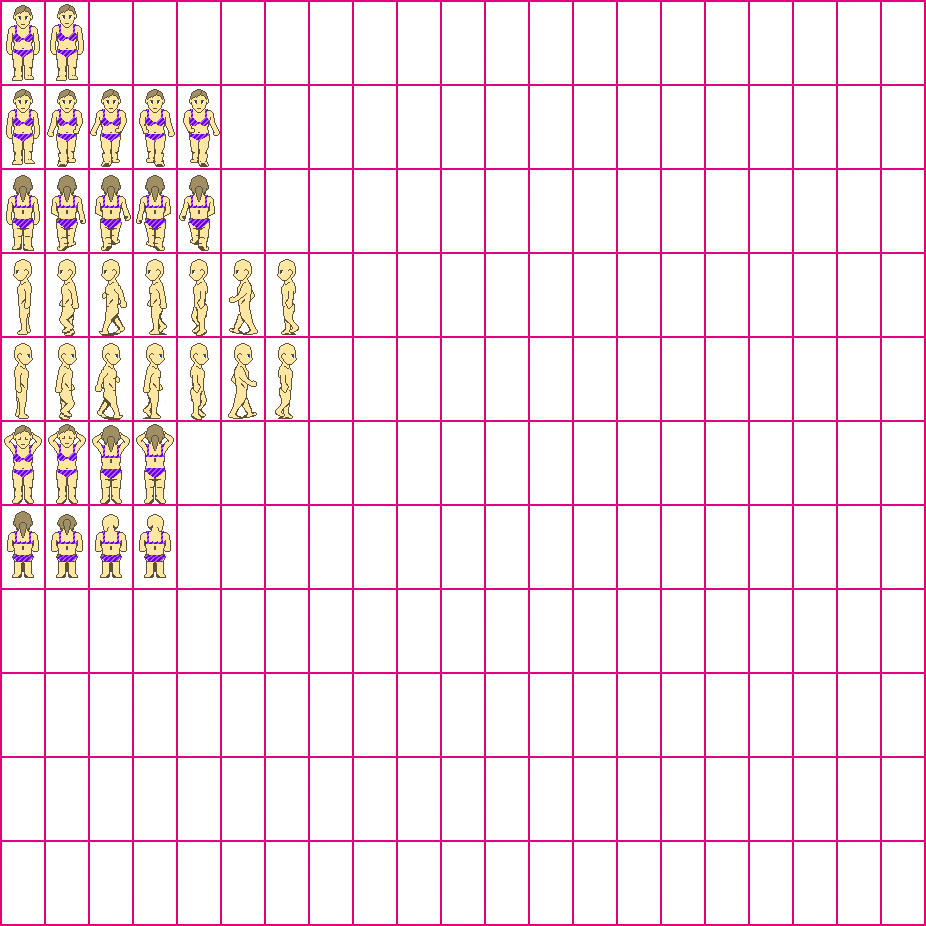
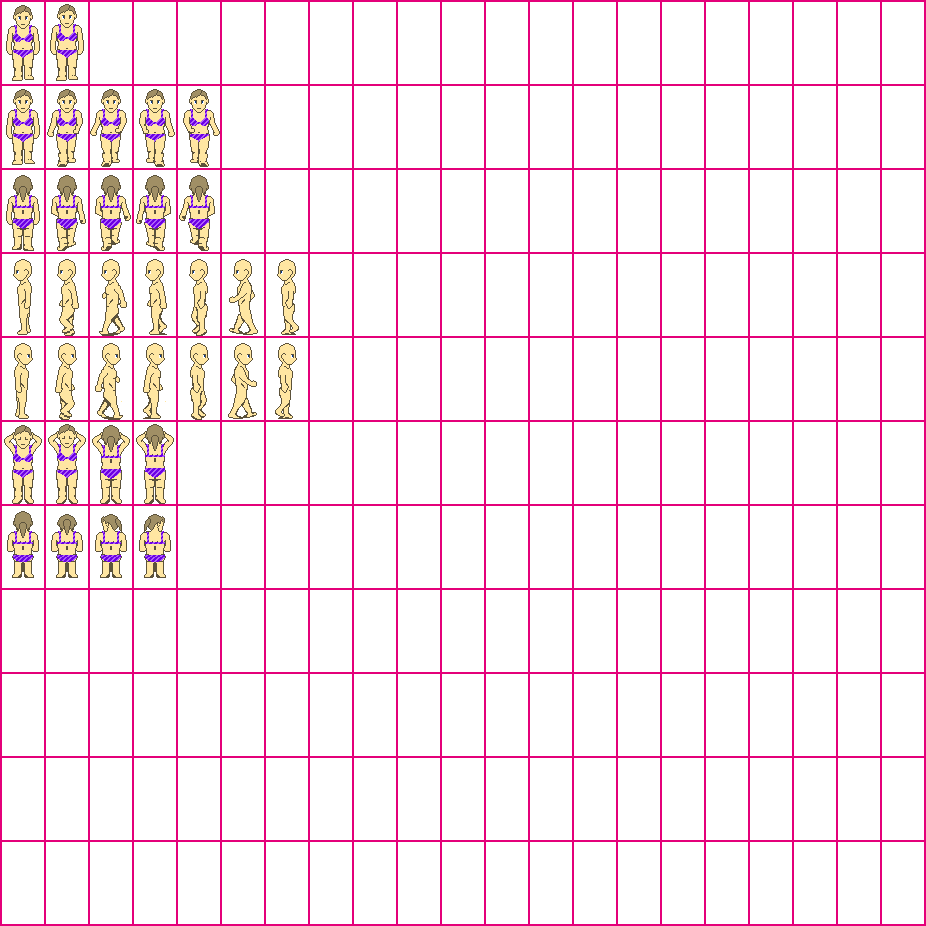
Before/after of a 926×926 layered artwork. What changed in the layer stack:
painted on "At Snackbar 3 - Clothes copy 8" over 101, 515, 165, 532
painted on "At Snackbar 2 - Clothes copy 7" over 101, 515, 165, 532
